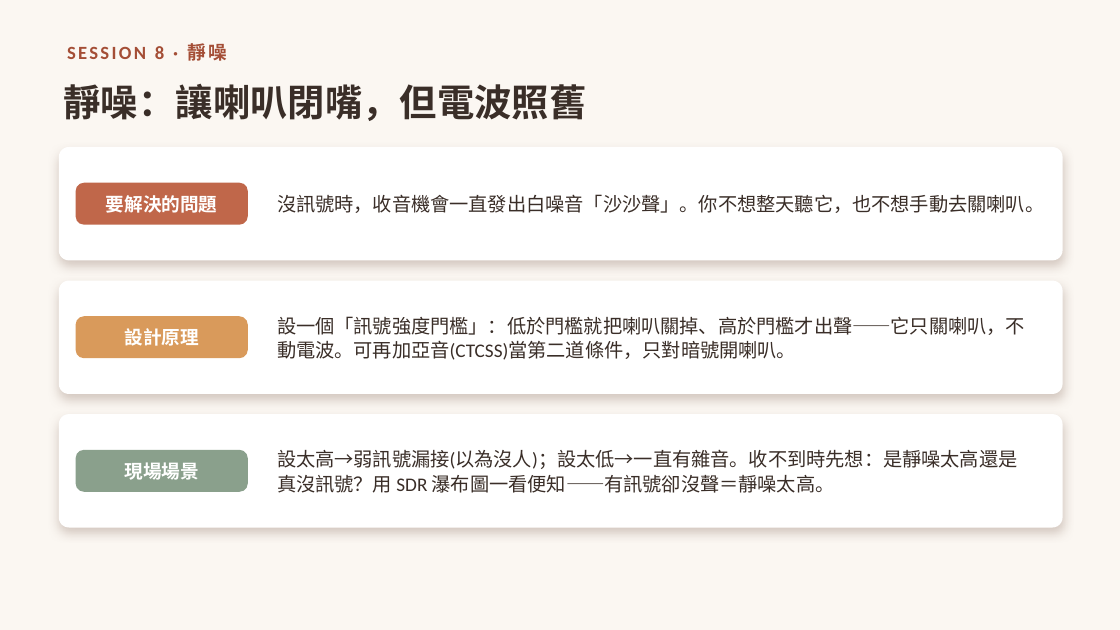
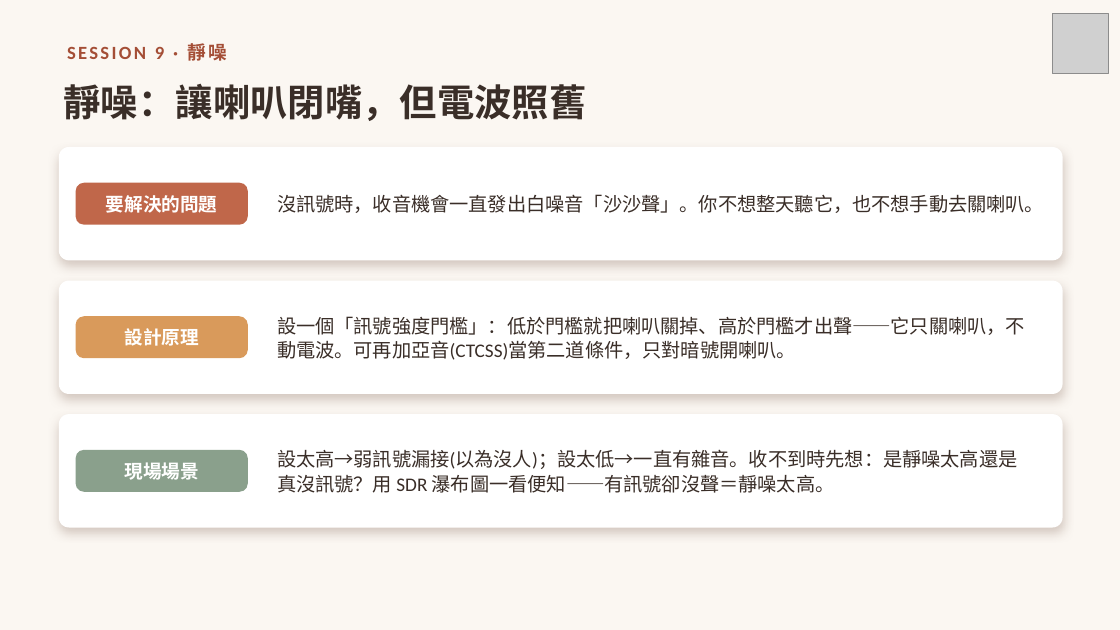
Before and after one commit to winson3QQ/Radio-Advanced, a slide deck: slide 44 of 投影片/進階無線電_第一節_課程投影片.pptx (slide 40 before the commit). Drawn at 1120x630 pixels with LibreOffice and Linux fonts; fonts in the diff are those of the drawing; grey boxes stand for pictures. Boxes give left, top, right and bottom in pixels: in the first picture for what was removed or moved away, otherwise in the second. Text is boxed around its words. In the diff, an @@ line names an element or a change of style, - is before the commit and + after.

```diff
--- a/投影片/進階無線電_第一節_課程投影片.pptx
+++ b/投影片/進階無線電_第一節_課程投影片.pptx
@@ picture added at [1053,13,1108,74] @@
@@ text at [67,43,227,61]: text changed @@
-SESSION 8 · 靜噪
+SESSION 9 · 靜噪
```
Also in this commit, not shown: 46 other slides changed, 7 slides added, 1 slide removed, 6 other files.
